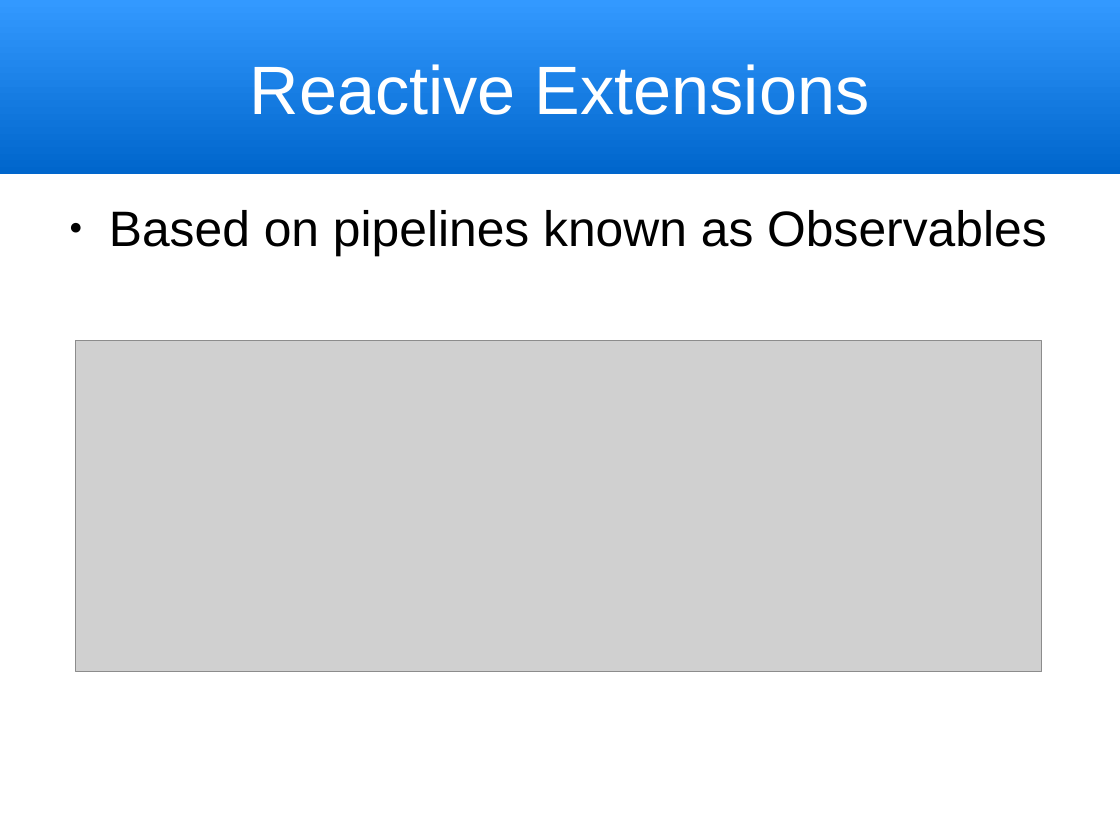
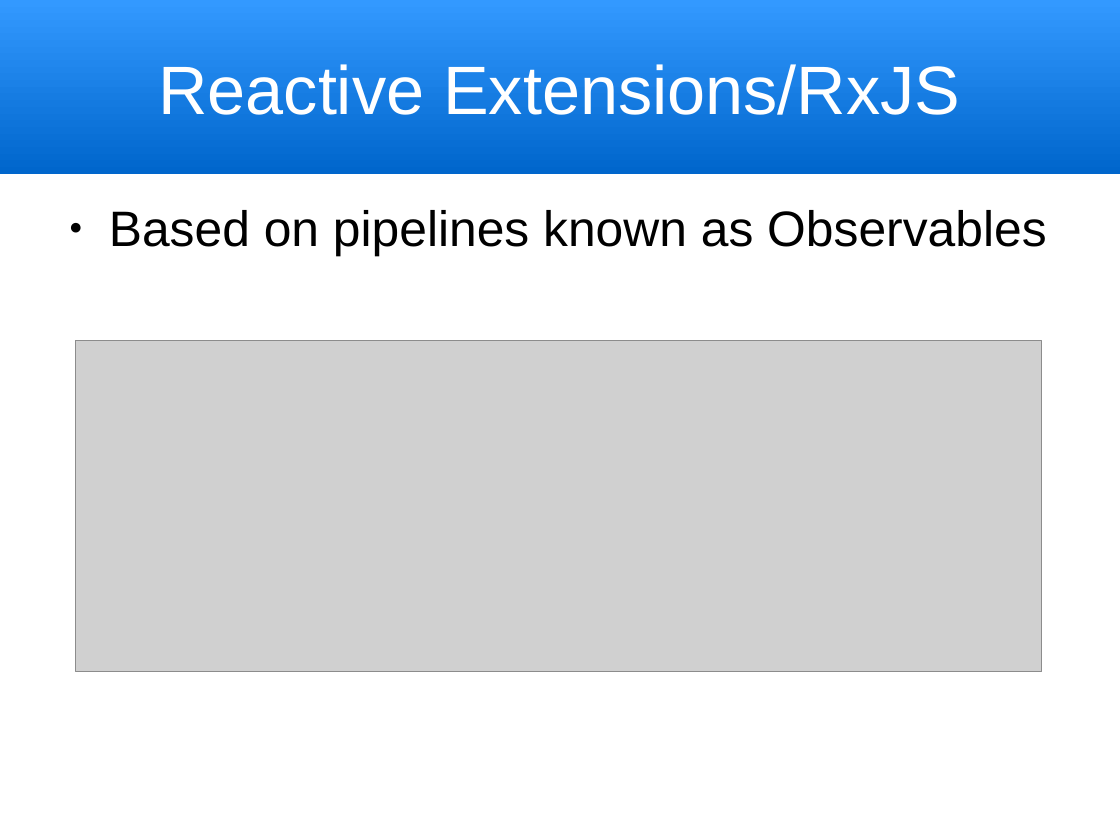
Before and after one commit to trognus/devcon2016, a slide deck: slide 7 of devconNg2.odp. Drawn at 1120x840 pixels with LibreOffice and Linux fonts; fonts in the diff are those of the drawing; grey boxes stand for pictures. Boxes give left, top, right and bottom in pixels: in the first picture for what was removed or moved away, otherwise in the second. Text is boxed around its words. In the diff, an @@ line names an element or a change of style, - is before the commit and + after.

```diff
--- a/devconNg2.odp
+++ b/devconNg2.odp
@@ title at (158, 64, 960, 115): text changed @@
-Reactive Extensions
+Reactive Extensions/RxJS
```
Also in this commit, not shown: 5 other slides changed, 6 slides added, 1 other file.
